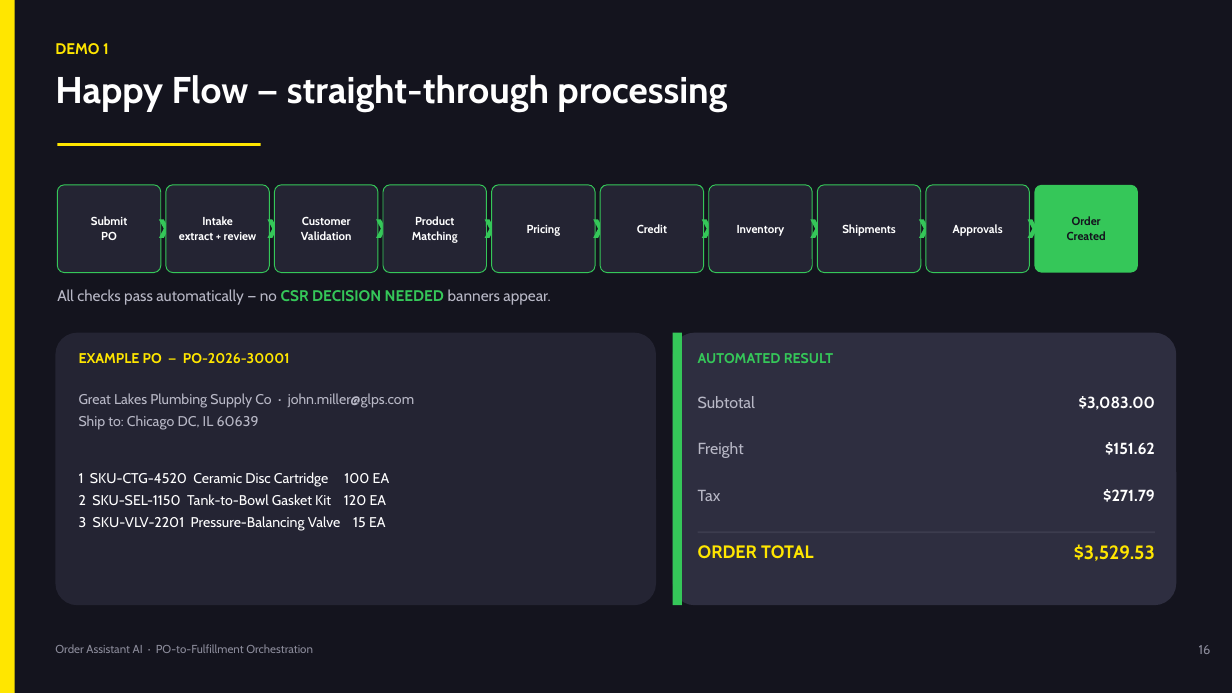
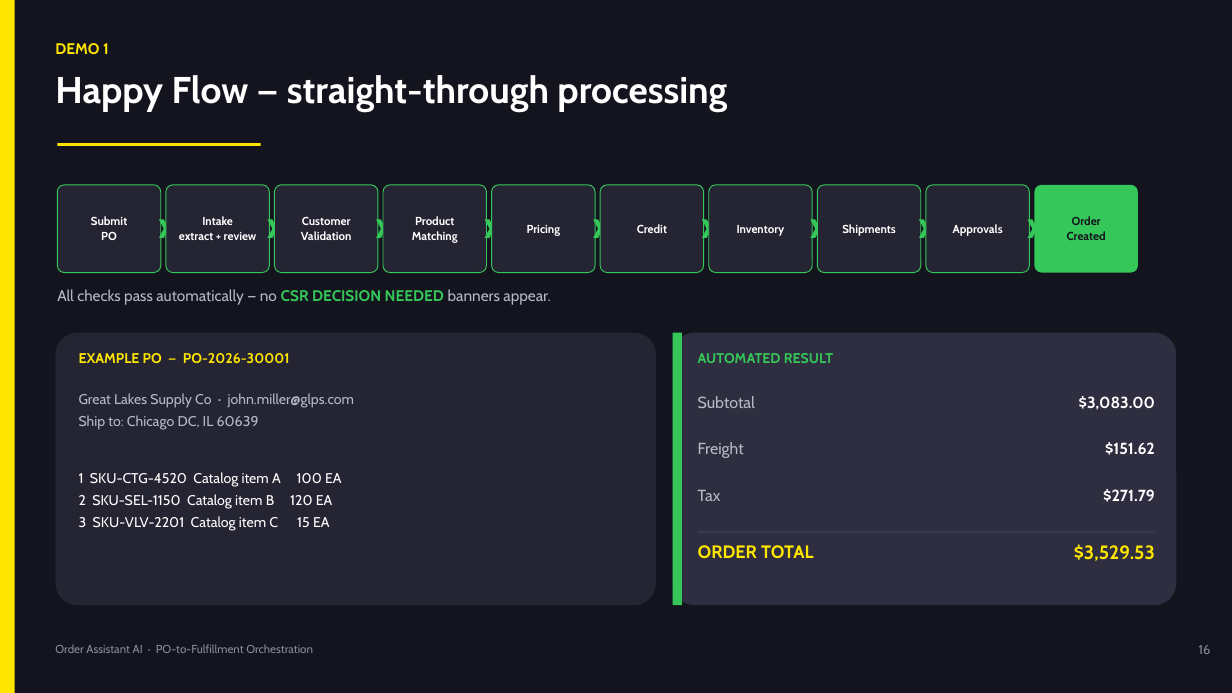
Before and after one commit to sanjayk-ey/pofullfilmentpoc, a slide deck: slide 16 of demo/PO-Fulfillment-Orchestration-Architecture.pptx. Drawn at 1232x693 pixels with LibreOffice and Linux fonts; fonts in the diff are those of the drawing. Boxes give left, top, right and bottom in pixels: in the first picture for what was removed or moved away, otherwise in the second. Text is boxed around its words. In the diff, an @@ line names an element or a change of style, - is before the commit and + after.

```diff
--- a/demo/PO-Fulfillment-Orchestration-Architecture.pptx
+++ b/demo/PO-Fulfillment-Orchestration-Architecture.pptx
@@ text at (x1=79, y1=393, x2=354, y2=408): text changed @@
-Great Lakes Plumbing Supply Co · john.miller@glps.com
+Great Lakes Supply Co · john.miller@glps.com
@@ text at (x1=79, y1=472, x2=342, y2=531): text changed @@
-1 SKU-CTG-4520 Ceramic Disc Cartridge 100 EA
-2 SKU-SEL-1150 Tank-to-Bowl Gasket Kit 120 EA
-3 SKU-VLV-2201 Pressure-Balancing Valve 15 EA
+1 SKU-CTG-4520 Catalog item A 100 EA
+2 SKU-SEL-1150 Catalog item B 120 EA
+3 SKU-VLV-2201 Catalog item C 15 EA
```
Also in this commit, not shown: 3 other slides changed, 1 other file.
